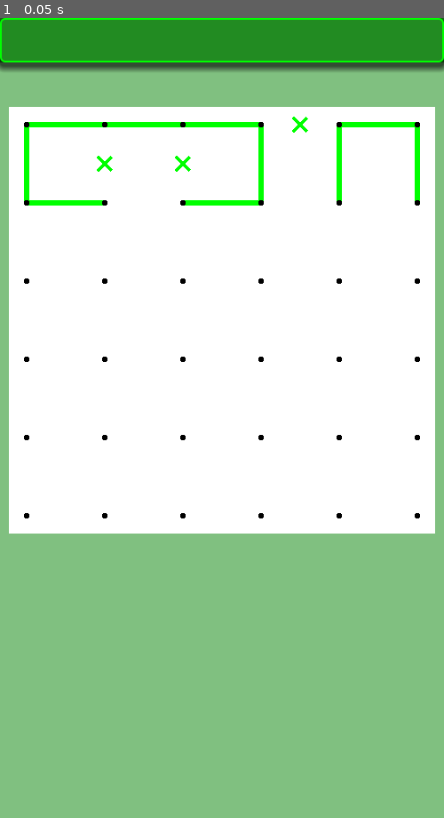
Above: before the commit, frame 1.
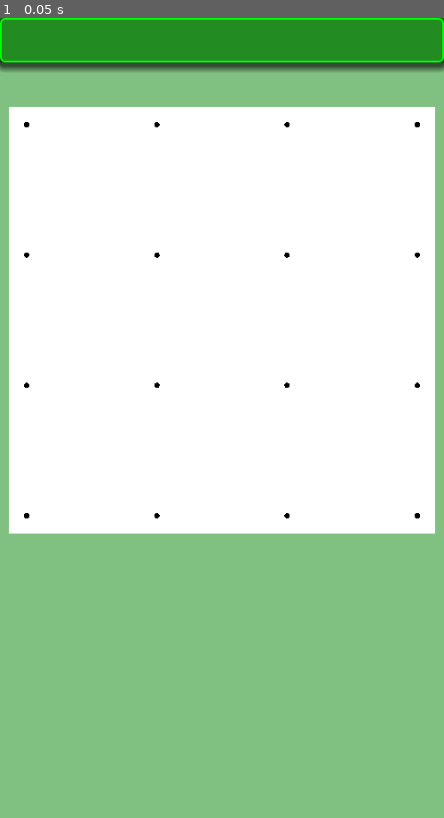
Above: after the commit, the same moment.

Repository: vivisuke/GridGraph
Game: Godot game, scene res://main.tscn
Two runs of this game, one before a commit and one after it. Both use one fixed random seed, a clock stepped at 60 frames per second and the inputs below.
Inputs:
- Up to frame 1 (0.05 s): no input

The runs differ from the first frame. In frame 1, 1.7% of the frame differs, in the area x 5-95%, y 12-63%.

Commit message:
0017 ◎ C 03/21 03/21 0.001│ToDo│3x3 盤面：すべての閉路探索 0018 ◎ C 03/21 03/21 0.001│問題│盤面サイズを 5x5 以外にすると、配列インデックスオーバーフローエラーが出る

Diff:
--- a/GridGraph/scripts/Grid.gd
+++ b/GridGraph/scripts/Grid.gd
@@ -79,6 +79,9 @@
 func set_board_size(n):
 	N_HORZ = n
 	N_VERT = n
+	ARY_WIDTH = N_HORZ + 1
+	ARY_HEIGHT = N_VERT + 2
+	ARY_SIZE = ARY_WIDTH * ARY_HEIGHT
 	CELL_WIDTH = width / N_HORZ
 	CWD2 = CELL_WIDTH / 2
 	queue_redraw()
--- a/GridGraph/scripts/main.gd
+++ b/GridGraph/scripts/main.gd
@@ -16,42 +16,45 @@
 
 func _ready():
 	bd = CBoard.new()
-	set_board_size(5)
-	bd.make_h_link(xyToIX(0, 0))
-	bd.make_v_link(xyToIX(0, 0))
-	bd.make_h_link(xyToIX(1, 1))
-	bd.make_h_unlink(xyToIX(0, 1))
-	bd.make_v_unlink(xyToIX(1, 0))
-	bd.print_board()
-	bd.print_degree()
-	bd.print_count()
-	bd.print_mate()
-	#bd.unmake_h_link(xyToIX(0, 0))
-	#bd.unmake_v_link(xyToIX(0, 0))
-	#bd.print_board()
-	#bd.print_degree()
-	#bd.print_count()
-	#
-	bd.clear_edges()
-	bd.make_h_link(xyToIX(0, 0))
-	bd.make_v_link(xyToIX(0, 0))
-	bd.make_h_link(xyToIX(1, 0))
-	bd.make_v_unlink(xyToIX(1, 0))
-	bd.make_h_link(xyToIX(2, 0))
-	bd.make_v_unlink(xyToIX(2, 0))
-	bd.make_h_unlink(xyToIX(3, 0))
-	bd.make_v_link(xyToIX(3, 0))
-	bd.make_h_link(xyToIX(4, 0))
-	bd.make_v_link(xyToIX(4, 0))
-	bd.make_v_link(xyToIX(5, 0))
-	#bd.print_board()
-	#bd.print_mate()
-	bd.make_h_link(xyToIX(0, 1))
-	bd.make_h_link(xyToIX(2, 1))
-	bd.print_board()
-	bd.print_degree()
-	bd.print_count()
-	bd.print_mate()
+	if true:
+		set_board_size(3)
+	if false:
+		set_board_size(5)
+		bd.make_h_link(xyToIX(0, 0))
+		bd.make_v_link(xyToIX(0, 0))
+		bd.make_h_link(xyToIX(1, 1))
+		bd.make_h_unlink(xyToIX(0, 1))
+		bd.make_v_unlink(xyToIX(1, 0))
+		bd.print_board()
+		bd.print_degree()
+		bd.print_count()
+		bd.print_mate()
+		#bd.unmake_h_link(xyToIX(0, 0))
+		#bd.unmake_v_link(xyToIX(0, 0))
+		#bd.print_board()
+		#bd.print_degree()
+		#bd.print_count()
+		#
+		bd.clear_edges()
+		bd.make_h_link(xyToIX(0, 0))
+		bd.make_v_link(xyToIX(0, 0))
+		bd.make_h_link(xyToIX(1, 0))
+		bd.make_v_unlink(xyToIX(1, 0))
+		bd.make_h_link(xyToIX(2, 0))
+		bd.make_v_unlink(xyToIX(2, 0))
+		bd.make_h_unlink(xyToIX(3, 0))
+		bd.make_v_link(xyToIX(3, 0))
+		bd.make_h_link(xyToIX(4, 0))
+		bd.make_v_link(xyToIX(4, 0))
+		bd.make_v_link(xyToIX(5, 0))
+		#bd.print_board()
+		#bd.print_mate()
+		bd.make_h_link(xyToIX(0, 1))
+		bd.make_h_link(xyToIX(2, 1))
+		bd.print_board()
+		bd.print_degree()
+		bd.print_count()
+		bd.print_mate()
 	#
 	$Board/Grid.h_link = bd.h_link
 	$Board/Grid.v_link = bd.v_link
@@ -62,6 +65,7 @@
 	ARY_WIDTH = N_HORZ + 1
 	ARY_HEIGHT = N_VERT + 2
 	ARY_SIZE = ARY_WIDTH * ARY_HEIGHT + 2
+	$Board/Grid.set_board_size(n)
 	bd.set_board_size(n)
 func _process(delta):
 	pass
Not shown, changed: GridGraph.spr
